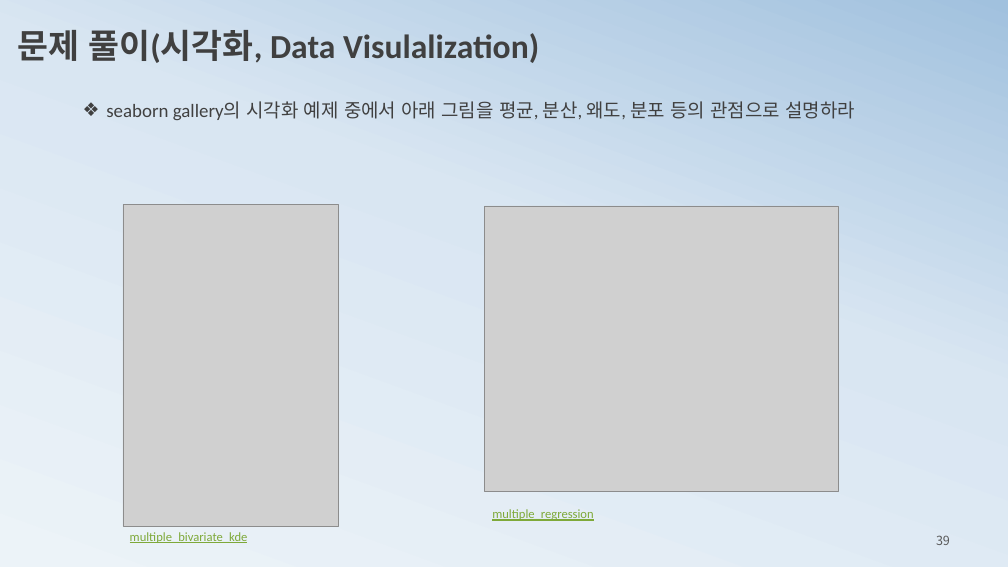
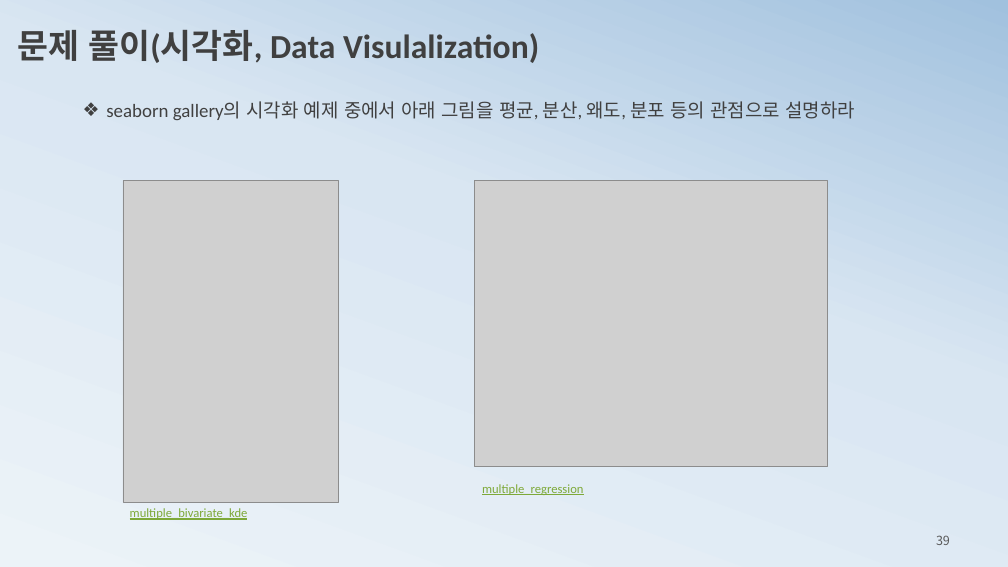
Before and after one commit to ancestor9/mathematics-for-machine-learning, a slide deck: slide 39 of 1_statistics for machine learning.pptx. Drawn at 1008x567 pixels with LibreOffice and Linux fonts; fonts in the diff are those of the drawing; grey boxes stand for pictures. Boxes give left, top, right and bottom in pixels: in the first picture for what was removed or moved away, otherwise in the second. Text is boxed around its words. In the diff, an @@ line names an element or a change of style, - is before the commit and + after.

```diff
--- a/1_statistics for machine learning.pptx
+++ b/1_statistics for machine learning.pptx
@@ picture: place and size @@
-picture at <box>123,204,338,526</box>
+picture at <box>123,181,338,503</box>
@@ picture: place and size @@
-picture at <box>485,206,839,492</box>
+picture at <box>474,181,828,467</box>
@@ text "multiple_regression": place and size @@
-text "multiple_regression" at <box>492,509,593,521</box>
+text "multiple_regression" at <box>482,484,583,495</box>
@@ text "multiple_bivariate_kde": place and size @@
-text "multiple_bivariate_kde" at <box>130,532,248,543</box>
+text "multiple_bivariate_kde" at <box>130,508,248,520</box>
```
Also in this commit, not shown: 1 slide added, 1 other file.
